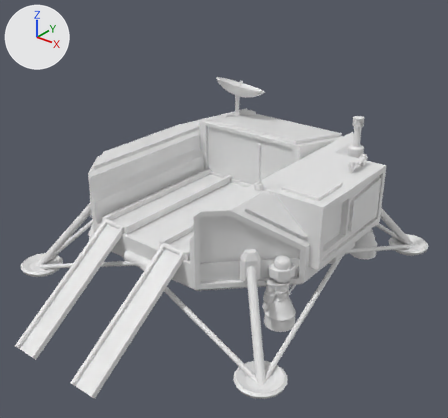
One commit to the FBX model Assets/Data/Structures/0. Early/Models/Lander.fbx: the scene before it, then after it.
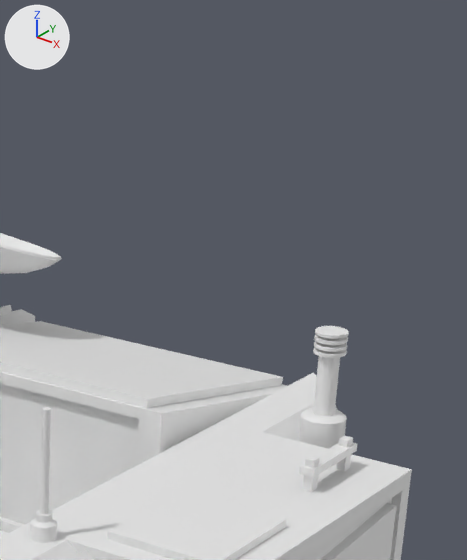
Each version is shown whole from a 50 mm camera at (0.885, -1.053, 0.843) aimed at (0.062, -0.024, 0.205), then close up on the part from 54% to 91% of the width and 1% to 47% of the height. Arrows for +X, +Y and +Z are at upper left; the lights stay in place. Where no turn or scale is listed for an object, it has been applied to the vertices.

Names of what the first close-up shows: 'LanderAnimated'.
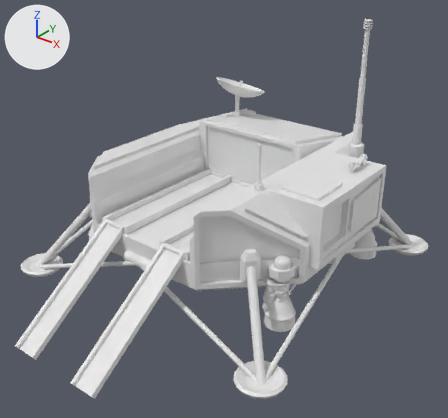
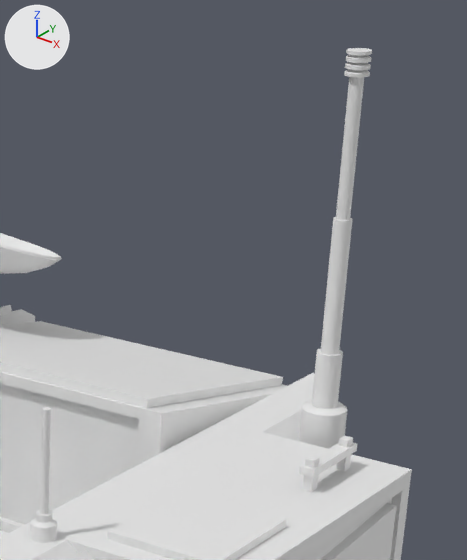
Changed parts and their boxes [x1, y1, x2, y2] in the close-ups (467 x 560 px; the box of a moved part takes in the faces that stretch with it):
'LanderAnimated', reshaped
    before: [0, 233, 412, 560]
    after: [0, 48, 412, 560]
part 1 of me_cube_001, moved or reshaped
    before: [313, 326, 349, 358]
    after: [344, 48, 372, 77]
part 2 of me_cube_001, added
    after: [321, 217, 353, 355]
part 3 of me_cube_001, added
    after: [336, 77, 364, 220]
part 4 of me_cube_001, built on
    before: [299, 356, 347, 449]
    after: [299, 349, 347, 449]

The edits, one by one:
me_cube_001 is used by ob_landeranimated; location (0.0, 0.0, 0.0).
me_cube_001 had 16587 vertices, 15808 faces and spanned x -0.4..0.4, y -0.502..0.482, z -0.007..0.421.
me_cube_001 now has 16652 vertices, 15856 faces and spans x -0.4..0.4, y -0.502..0.482, z -0.007..0.619.
me_cube_001 part 1: the loose piece of 176 vertices spanning x 0.234..0.261, y 0.242..0.269, z 0.377..0.396 is scaled about its middle by (0.708, 0.708, 1), then moved by (0.0, 0.0, 0.223).
me_cube_001 part 2: a new loose piece of 32 vertices spanning x 0.24..0.255, y 0.248..0.263, z 0.37..0.489, in mat_universal_development_shader (its picture is missing).
me_cube_001 part 3: a new loose piece of 32 vertices spanning x 0.242..0.253, y 0.25..0.261, z 0.482..0.601, in mat_universal_development_shader (its picture is missing).
Part 4, on me_cube_001:
16 vertices are removed from x 0.239..0.256, y 0.247..0.264, z 0.377.
17 faces are deleted.
48 vertices in x 0.229..0.267, y 0.236..0.274, z 0.312..0.325 move by (0.0, 0.0, 0.007).
16 vertices in x 0.229..0.267, y 0.236..0.274, z 0.317 move by (0.0, 0.0, 0.008).
3 vertices in x 0.251..0.256, y 0.259..0.264, z 0.325 move by (0.001, 0.001, 0.007).
3 vertices in x 0.251..0.256, y 0.247..0.252, z 0.325 move by (0.001, -0.001, 0.007).
3 vertices in x 0.239..0.244, y 0.247..0.252, z 0.325 move by (-0.001, -0.001, 0.007).
3 vertices in x 0.239..0.244, y 0.259..0.264, z 0.325 move by (-0.001, 0.001, 0.007).
4 vertices move from x 0.239..0.256, y 0.247..0.264, z 0.325 to x 0.237..0.258, y 0.245..0.266, z 0.332.
1 vertex is added at (0.248, 0.255, 0.378).
16 new vertices lie (0.0, 0.0, 0.046) away from vertices in x 0.239..0.256, y 0.247..0.264, z 0.325.
32 new faces join them.
